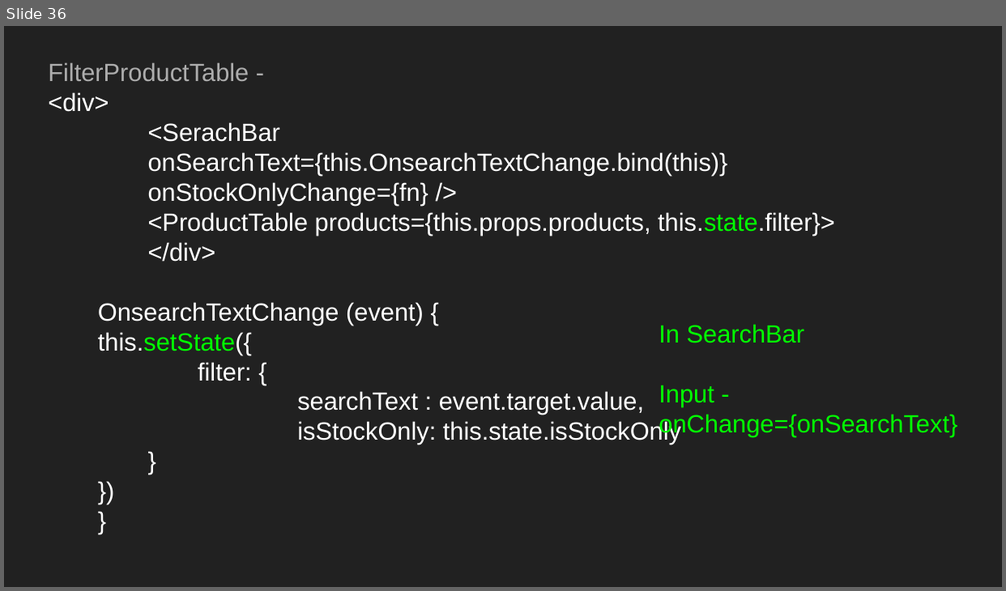
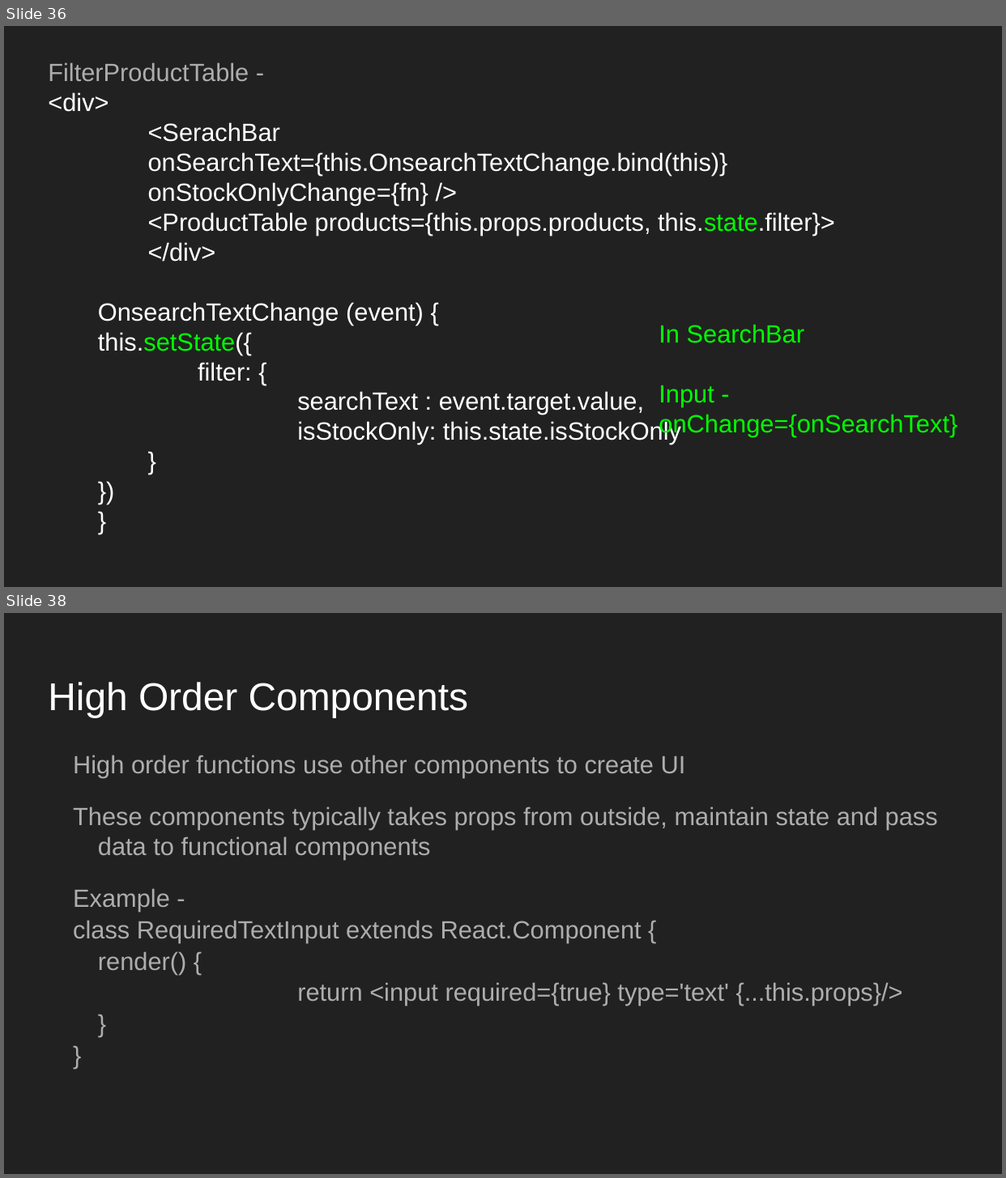
Before and after one commit to Abhay-Joshi-Git/react-redux-sessions-DatafactZ, a slide deck: react-redux.odp. Shown one above the other, each under a label of ours: slide 36 before the commit, slides 36 and 38 after it; the slides between them are not shown. The pictures are 1006x591 and 1006x1178 pixels, drawn with LibreOffice and Linux fonts; fonts in the diff are those of the drawing. Boxes give left, top, right and bottom in pixels: in the first picture for what was removed or moved away, otherwise in the second. Text is boxed around its words. In the diff, an @@ line names an element or a change of style, - is before the commit and + after.

```diff
--- a/react-redux.odp
+++ b/react-redux.odp
@@ slide 38 added at bbox=[4, 613, 1002, 1174], background #212121 @@
@@ title added at bbox=[48, 682, 468, 717], 28 pt, text #FFFFFF @@
+High Order Components
@@ text added at bbox=[73, 755, 938, 1006], 18 pt, text #ADADAD @@
+High order functions use other components to create UI
+These components typically takes props from outside, maintain state and pass data to functional components
+Example -
+class RequiredTextInput extends React.Component {
+render() {
+return <input required={true} type='text' {...this.props}/>
+}
+}
```
Also in this commit, not shown: 1 slide changed, 7 other slides added.
